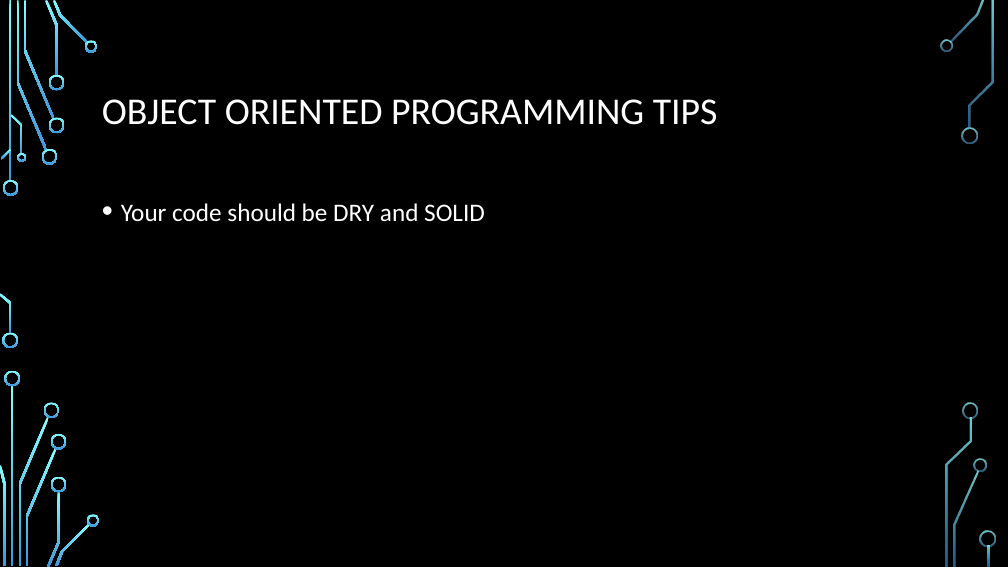
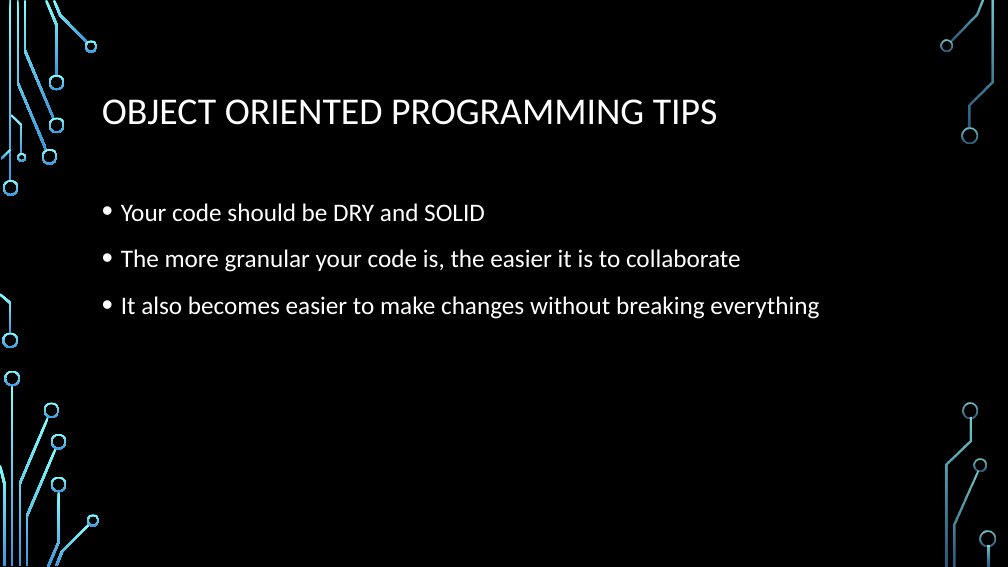
Before and after one commit to EoinRaff/Java_Demo, a slide deck: slide 13 of Github Workflow.pptx (slide 9 before the commit). Drawn at 1008x567 pixels with LibreOffice and Linux fonts; fonts in the diff are those of the drawing; background and template pictures are left out. Boxes give left, top, right and bottom in pixels: in the first picture for what was removed or moved away, otherwise in the second. Text is boxed around its words. In the diff, an @@ line names an element or a change of style, - is before the commit and + after.

```diff
--- a/Github Workflow.pptx
+++ b/Github Workflow.pptx
@@ text at (x1=121, y1=249, x2=819, y2=319): paragraphs added @@
+• The more granular your code is, the easier it is to collaborate
+• It also becomes easier to make changes without breaking everything
```
Also in this commit, not shown: 10 other slides changed, 6 slides added.
